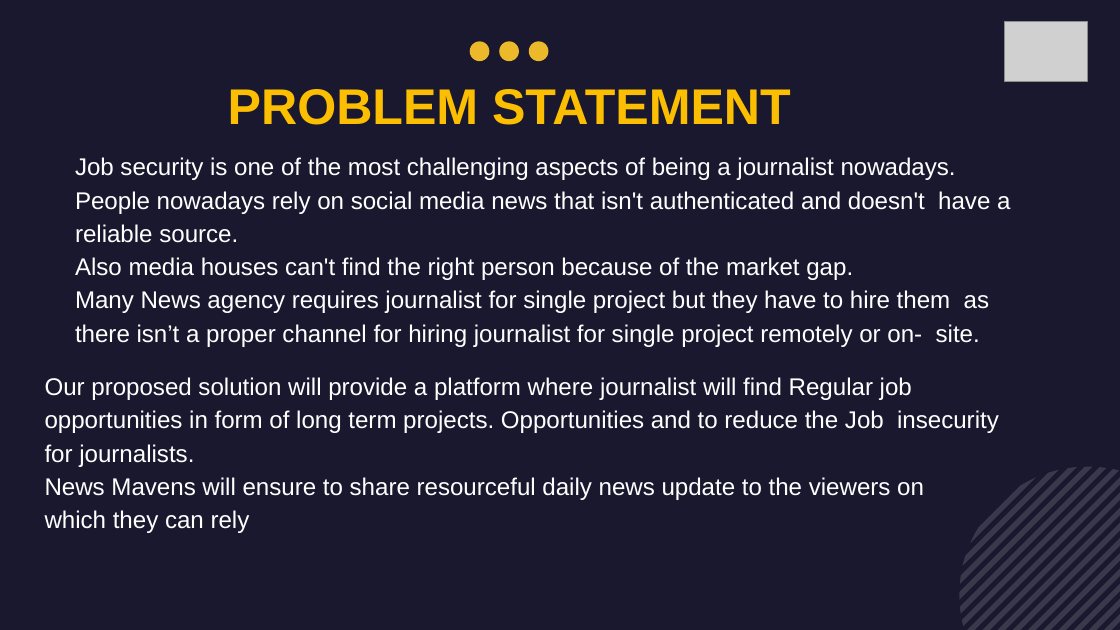
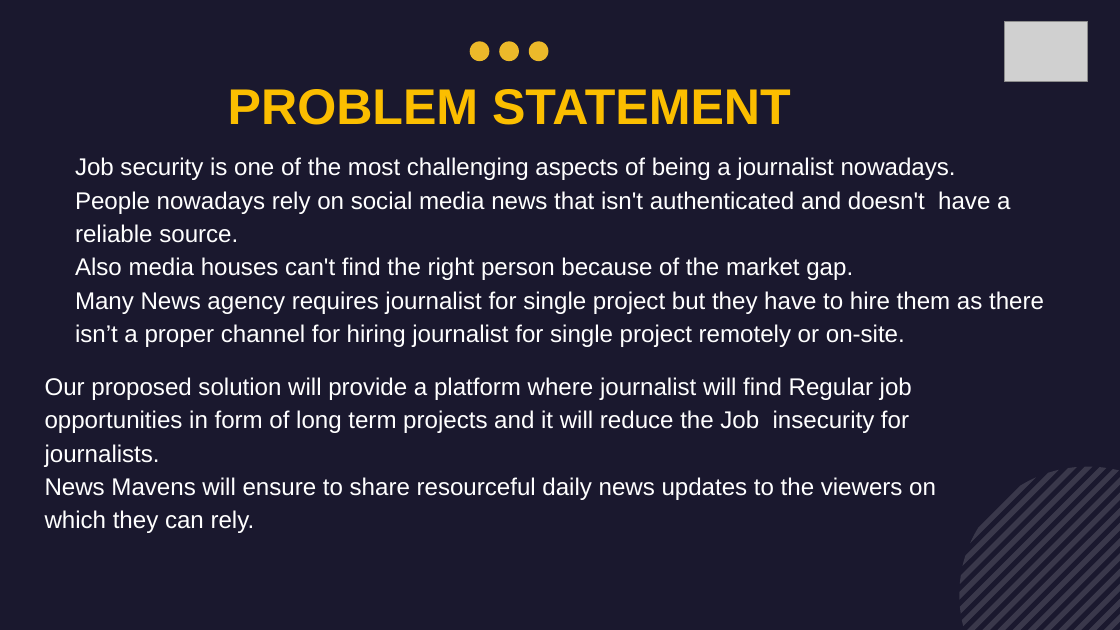
Before and after one commit to usamasshafique/NewsMavens, a slide deck: slide 4 of First Proposal & Prsentation FYP/News Mavens Presentation (Final) .pptx. Drawn at 1120x630 pixels with LibreOffice and Linux fonts; fonts in the diff are those of the drawing; grey boxes stand for pictures; background and template pictures are left out. Boxes give left, top, right and bottom in pixels: in the first picture for what was removed or moved away, otherwise in the second. Text is boxed around its words. In the diff, an @@ line names an element or a change of style, - is before the commit and + after.

Commit message:
update

```diff
--- a/First Proposal & Prsentation FYP/News Mavens Presentation (Final) .pptx
+++ b/First Proposal & Prsentation FYP/News Mavens Presentation (Final) .pptx
@@ text at [45, 291, 1044, 533]: text changed @@
-Many News agency requires journalist for single project but they have to hire them as there isn’t a proper channel for hiring journalist for single project remotely or on- site.
-Our proposed solution will provide a platform where journalist will find Regular job opportunities in form of long term projects. Opportunities and to reduce the Job insecurity for journalists.
-News Mavens will ensure to share resourceful daily news update to the viewers on which they can rely
+Many News agency requires journalist for single project but they have to hire them as there isn’t a proper channel for hiring journalist for single project remotely or on-site.
+Our proposed solution will provide a platform where journalist will find Regular job opportunities in form of long term projects and it will reduce the Job insecurity for journalists.
+News Mavens will ensure to share resourceful daily news updates to the viewers on which they can rely.
```
Also in this commit, not shown: 8 other slides changed.
